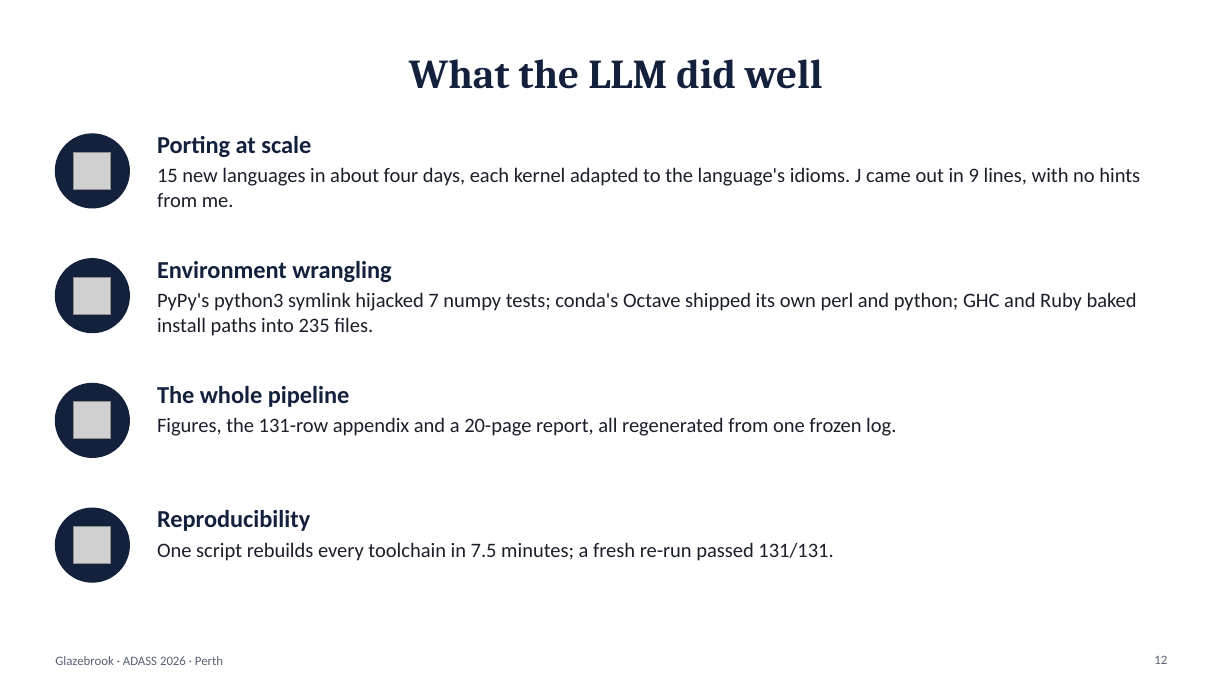
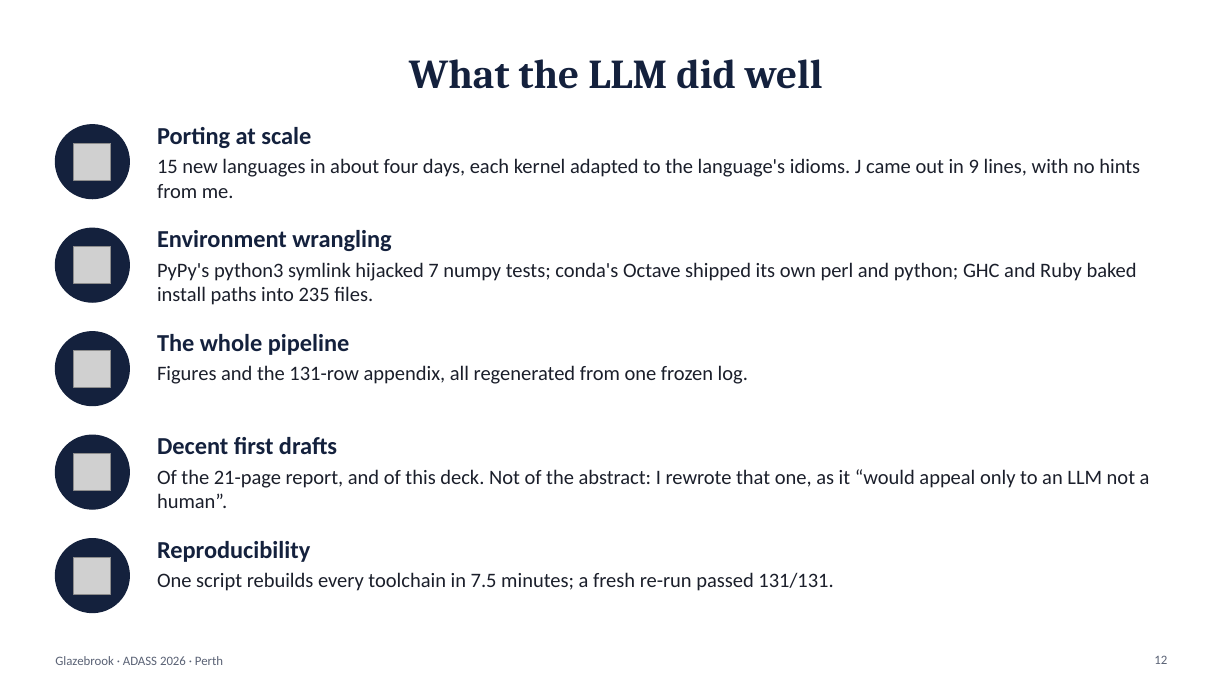
Before and after one commit to karlglazebrook/ADASS2026, a slide deck: slide 12 of talk/ADASS2026-talk.pptx. Drawn at 1232x693 pixels with LibreOffice and Linux fonts; fonts in the diff are those of the drawing; grey boxes stand for pictures. Boxes give left, top, right and bottom in pixels: in the first picture for what was removed or moved away, otherwise in the second. Text is boxed around its words. In the diff, an @@ line names an element or a change of style, - is before the commit and + after.

```diff
--- a/talk/ADASS2026-talk.pptx
+++ b/talk/ADASS2026-talk.pptx
@@ ellipse: place and size @@
-ellipse at <box>55,134,129,208</box>
+ellipse at <box>55,125,129,199</box>
@@ picture: place and size @@
-picture at <box>74,152,111,189</box>
+picture at <box>74,143,111,180</box>
@@ text "Porting at scale": place and size @@
-text "Porting at scale" at <box>157,136,1140,207</box>
+text "Porting at scale" at <box>157,127,1140,198</box>
@@ ellipse: place and size @@
-ellipse at <box>55,259,129,333</box>
+ellipse at <box>55,228,129,302</box>
@@ text "Environment wrangling": place and size @@
-text "Environment wrangling" at <box>157,261,1137,336</box>
+text "Environment wrangling" at <box>157,230,1137,305</box>
@@ picture: place and size @@
-picture at <box>74,277,111,314</box>
+picture at <box>74,247,111,284</box>
@@ text "The whole pipeline": place and size @@
-text "The whole pipeline" at <box>157,386,896,436</box>
+text "The whole pipeline" at <box>157,334,748,384</box>
@@ ellipse: place and size @@
-ellipse at <box>55,384,129,457</box>
+ellipse at <box>55,332,129,406</box>
@@ picture: place and size @@
-picture at <box>74,402,111,439</box>
+picture at <box>74,350,111,387</box>
@@ text at <box>157,365,748,384</box>: text changed @@
-Figures, the 131-row appendix and a 20-page report, all regenerated from one frozen log.
+Figures and the 131-row appendix, all regenerated from one frozen log.
@@ ellipse: place and size @@
-ellipse at <box>55,508,129,582</box>
+ellipse at <box>55,435,129,509</box>
@@ text added at <box>157,437,1150,508</box>, 16 pt, text #1B1F2B @@
+Decent first drafts
+Of the 21-page report, and of this deck. Not of the abstract: I rewrote that one, as it “would appeal only to an LLM not a human”.
@@ picture added at <box>74,454,111,491</box> @@
@@ ellipse added at <box>55,539,129,613</box>, fill #14213D, outline #14213D 1 pt @@
@@ text "Reproducibility": place and size @@
-text "Reproducibility" at <box>157,510,833,561</box>
+text "Reproducibility" at <box>157,541,833,591</box>
@@ picture: place and size @@
-picture at <box>74,527,111,564</box>
+picture at <box>74,557,111,594</box>
```
Also in this commit, not shown: 6 other slides changed, 7 other files.
